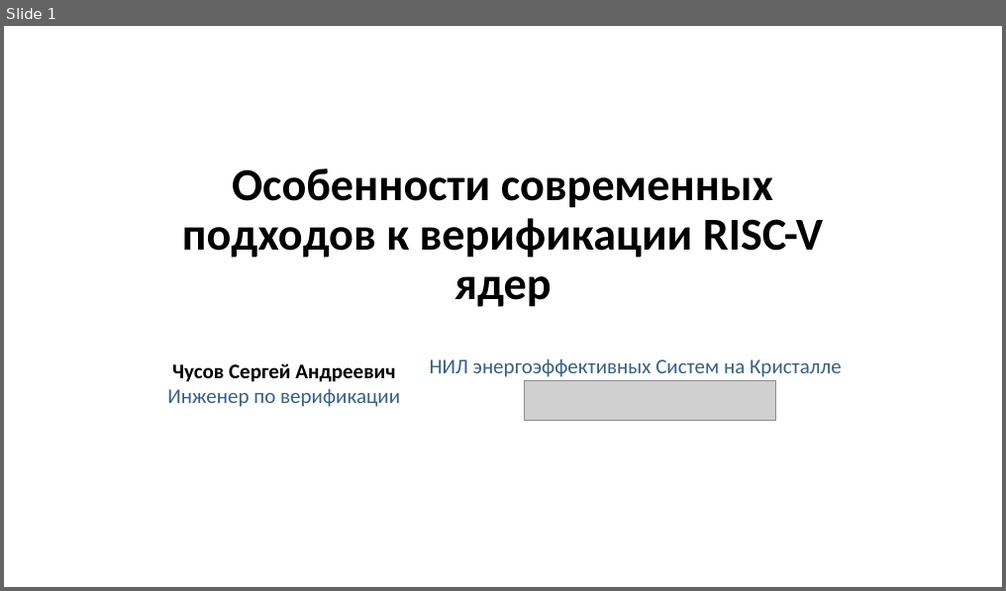
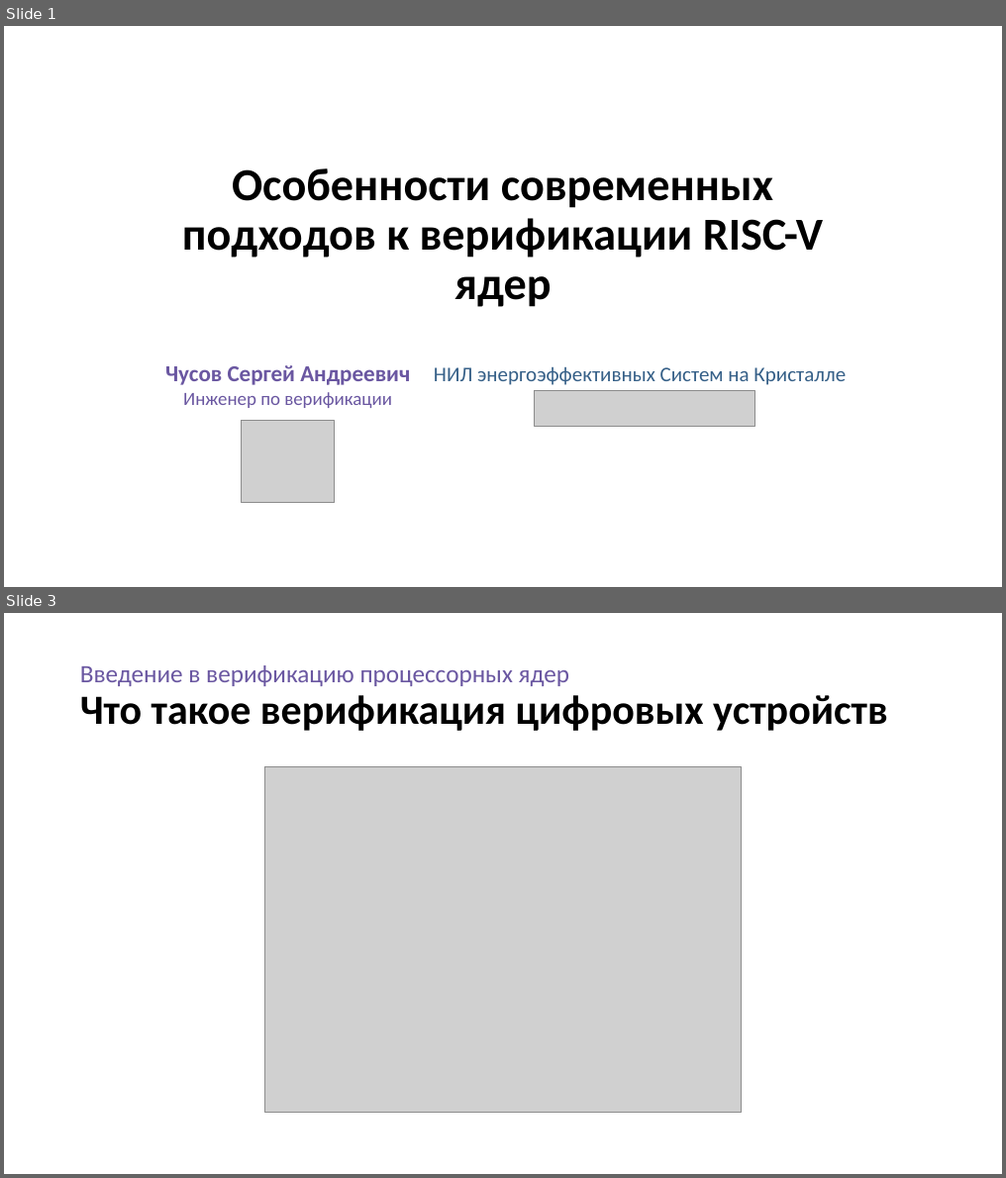
Before and after one commit to serge0699/micro23, a slide deck: present/present.pptx. Shown one above the other, each under a label of ours: slide 1 before the commit, slides 1 and 3 after it; the slides between them are not shown. The pictures are 1006x591 and 1006x1178 pixels, drawn with LibreOffice and Linux fonts; fonts in the diff are those of the drawing; grey boxes stand for pictures. Boxes give left, top, right and bottom in pixels: in the first picture for what was removed or moved away, otherwise in the second. Text is boxed around its words. In the diff, an @@ line names an element or a change of style, - is before the commit and + after.

```diff
--- a/present/present.pptx
+++ b/present/present.pptx
@@ slide 3 added at bbox=[4, 613, 1002, 1174], background #FFFFFF @@
@@ title added at bbox=[80, 665, 888, 731], 24 pt, text #6A57A1 @@
+Введение в верификацию процессорных ядер
+Что такое верификация цифровых устройств
@@ picture added at bbox=[264, 766, 741, 1112] @@
@@ slide 1 changed as well @@
@@ text "Чусов Сергей Андреевич Инженер по ..." at bbox=[165, 366, 410, 408]: size 20 to 22 pt, text colour #000000 to #6A57A1 in "Чусов Сергей Андреевич"; size 20 to 18 pt, text colour #366088 to #6A57A1 in "Инженер по верификации" @@
@@ text "НИЛ энергоэффективных Систем на Кристалле": place and size @@
-text "НИЛ энергоэффективных Систем на Кристалле" at bbox=[430, 359, 842, 377]
+text "НИЛ энергоэффективных Систем на Кристалле" at bbox=[434, 368, 846, 385]
@@ picture: place and size @@
-picture at bbox=[525, 380, 775, 421]
+picture at bbox=[534, 391, 754, 427]
@@ picture added at bbox=[242, 421, 335, 503] @@
```
Also in this commit, not shown: 5 other slides added, 1 slide removed, 7 other files.
